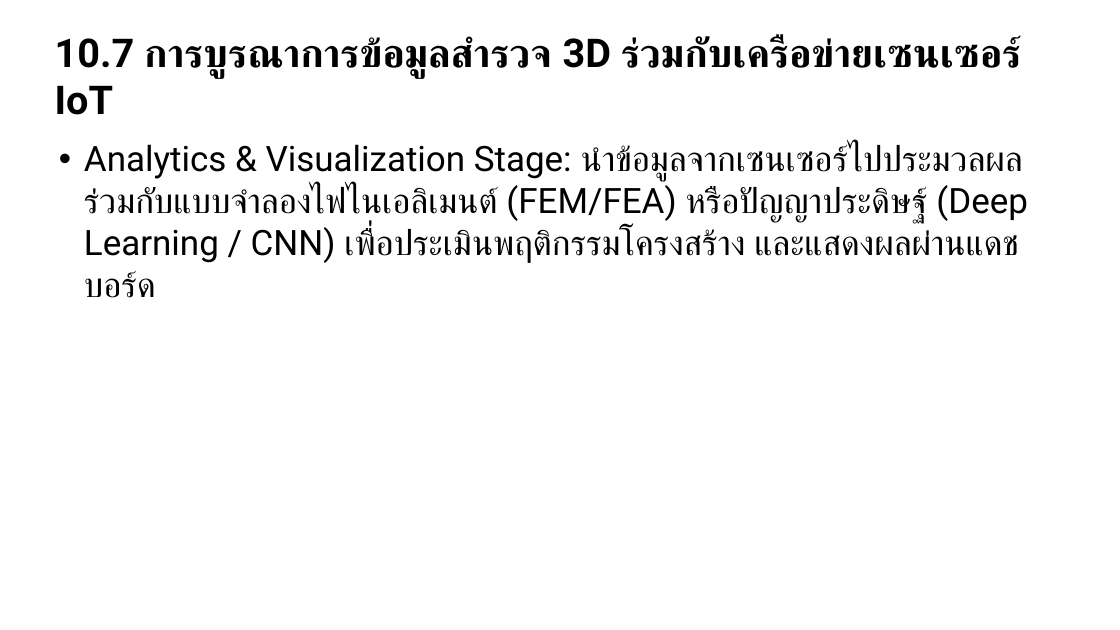
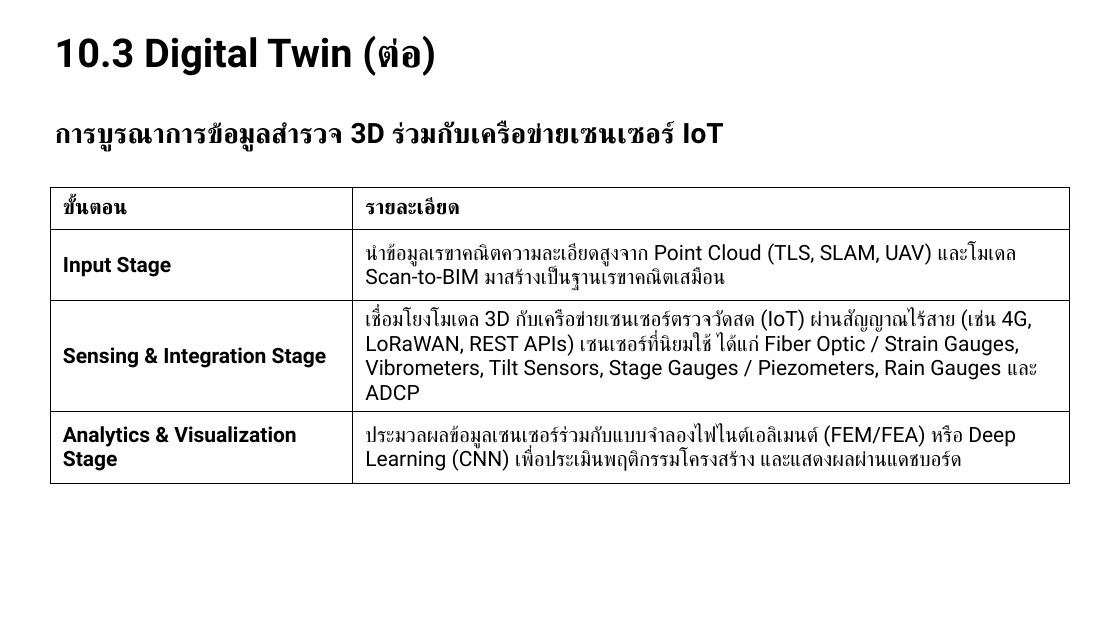
Before and after one commit to soravisAmn/Presentation, a slide deck: slide 73 of Surveying Technologies/draft#3/draft3.pptx (slide 76 before the commit). Drawn at 1120x630 pixels with LibreOffice and Linux fonts; fonts in the diff are those of the drawing. Boxes give left, top, right and bottom in pixels: in the first picture for what was removed or moved away, otherwise in the second. Text is boxed around its words. In the diff, an @@ line names an element or a change of style, - is before the commit and + after.

```diff
--- a/Surveying Technologies/draft#3/draft3.pptx
+++ b/Surveying Technologies/draft#3/draft3.pptx
@@ text added at [55, 36, 436, 76], 34 pt, text #000000, bold @@
+10.3 Digital Twin (ต่อ)
@@ text at [55, 122, 723, 152]: text changed; size 34 to 24 pt @@
-10.7 การบูรณาการข้อมูลสำรวจ 3D ร่วมกับเครือข่ายเซนเซอร์ IoT
+การบูรณาการข้อมูลสำรวจ 3D ร่วมกับเครือข่ายเซนเซอร์ IoT
@@ text removed at [84, 144, 1028, 298] @@
-• Analytics & Visualization Stage: นำข้อมูลจากเซนเซอร์ไปประมวลผลร่วมกับแบบจำลองไฟไนเอลิเมนต์ (FEM/FEA) หรือปัญญาประดิษฐ์ (Deep Learning / CNN) เพื่อประเมินพฤติกรรมโครงสร้าง และแสดงผลผ่านแดชบอร์ด
@@ table added at [50, 187, 1070, 475], 4 rows, 2 columns @@
+ขั้นตอน | รายละเอียด
+Input Stage | นำข้อมูลเรขาคณิตความละเอียดสูงจาก Point Cloud (TLS, SLAM, UAV) และโมเดล Scan-to-BIM มาสร้างเป็นฐานเรขาคณิตเสมือน
+Sensing & Integration Stage | เชื่อมโยงโมเดล 3D กับเครือข่ายเซนเซอร์ตรวจวัดสด (IoT) ผ่านสัญญาณไร้สาย (เช่น 4G, LoRaWAN, REST APIs) เซนเซอร์ที่นิยมใช้ ได้แก่ Fiber Optic / Strain Gauges, Vibrometers, Tilt Sensors, Stage Gauges / Piezometers, Rain Gauges และ ADCP
+Analytics & Visualization Stage | ประมวลผลข้อมูลเซนเซอร์ร่วมกับแบบจำลองไฟไนต์เอลิเมนต์ (FEM/FEA) หรือ Deep Learning (CNN) เพื่อประเมินพฤติกรรมโครงสร้าง และแสดงผลผ่านแดชบอร์ด
```
Also in this commit, not shown: 49 other slides changed, 14 slides added, 23 slides removed, 16 other files.
